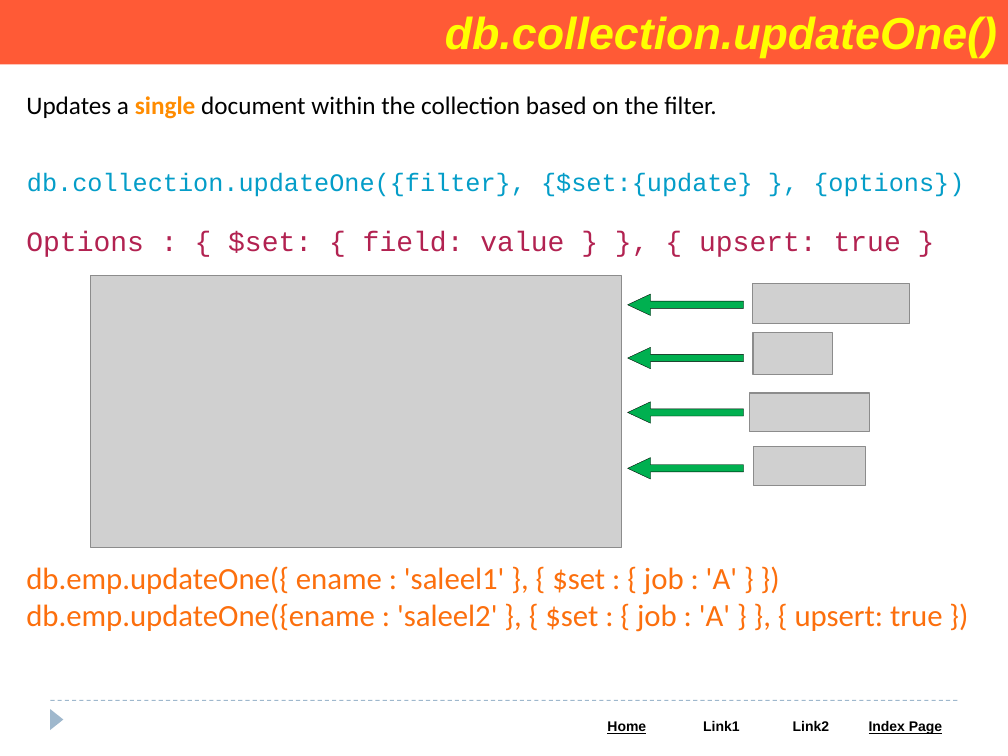
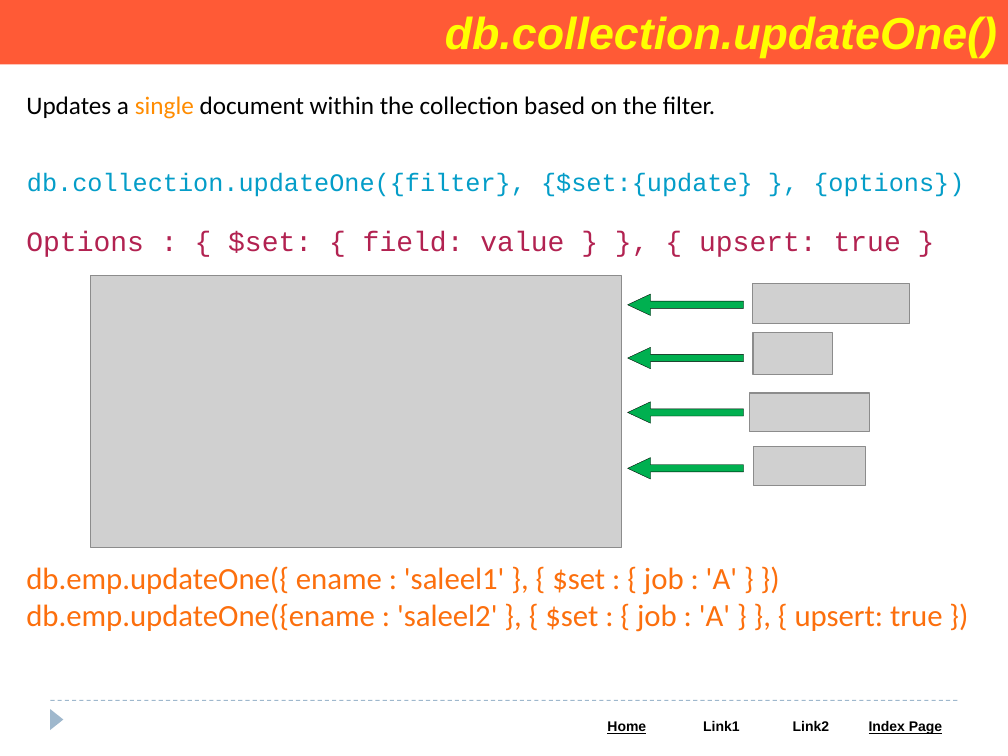
Before and after one commit to Saleel-Bagde/PPT-s, a slide deck: slide 80 of MongoDB PPT.pptx (slide 79 before the commit). Drawn at 1008x756 pixels with LibreOffice and Linux fonts; fonts in the diff are those of the drawing; grey boxes stand for pictures. Boxes give left, top, right and bottom in pixels: in the first picture for what was removed or moved away, otherwise in the second. Text is boxed around its words. In the diff, an @@ line names an element or a change of style, - is before the commit and + after.

```diff
--- a/MongoDB PPT.pptx
+++ b/MongoDB PPT.pptx
@@ text "Updates a single document within ..." at (26, 96, 715, 119): bold off in "single" @@
```
Also in this commit, not shown: 4 other slides changed, 1 slide added.
